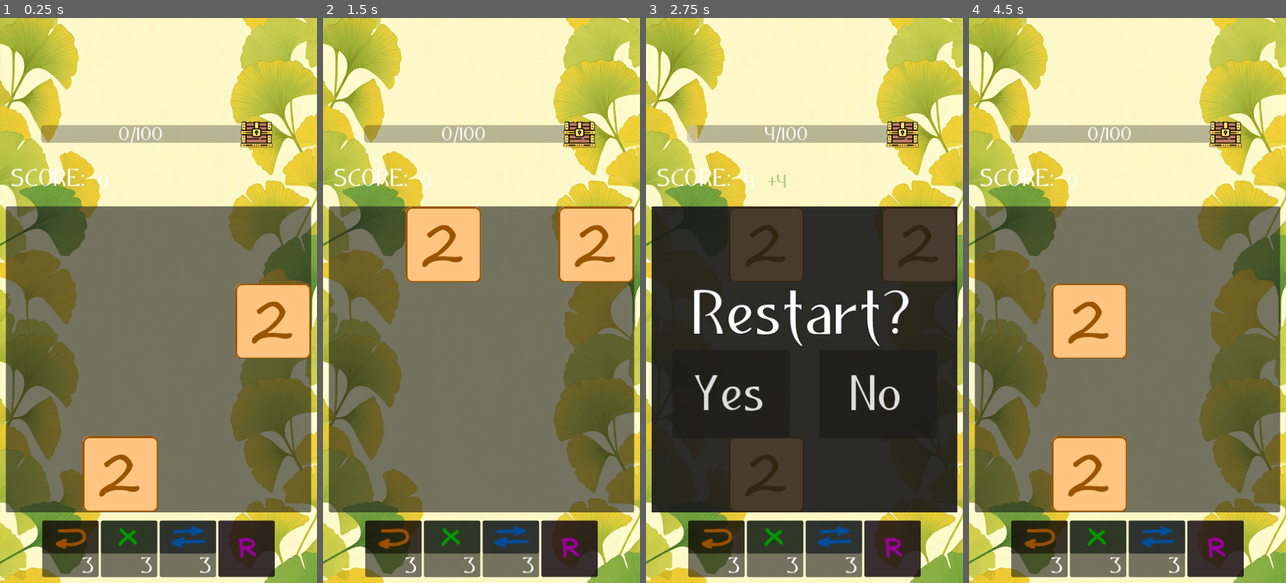
Above: before the commit, frames 1-4 (left to right).
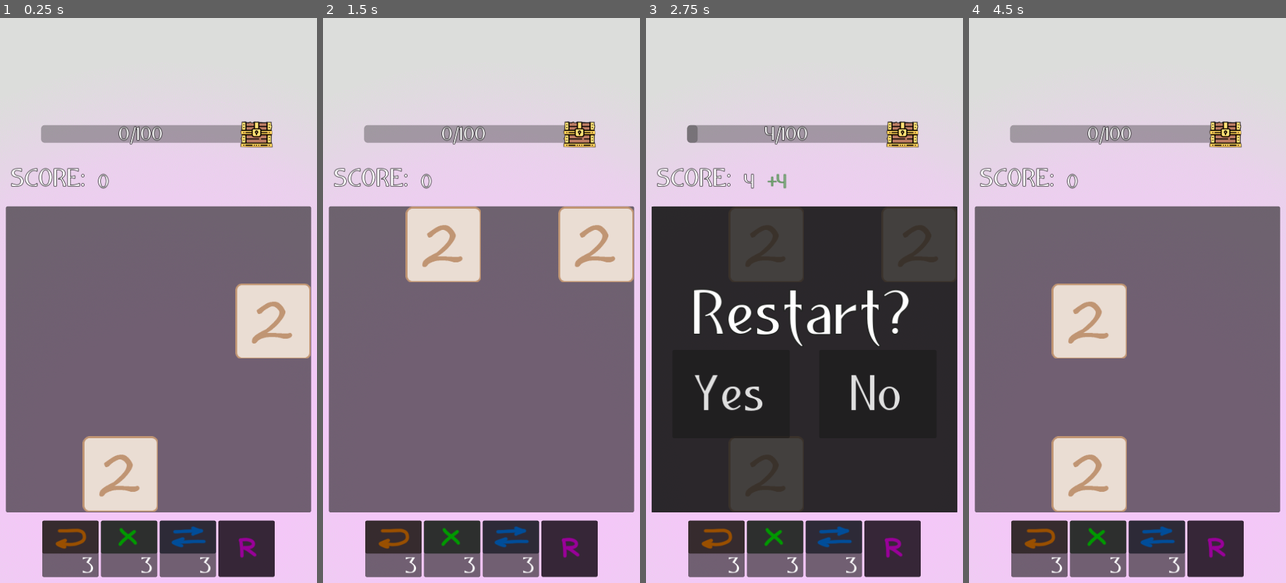
Above: after the commit, the same moments.

Repository: thagarion/2048
Game: Godot game, scene res://scenes/main.tscn
The game is run twice, just before and just after one commit, with the same random seed, the same clock (stepped at 60 frames per second) and the same inputs.
Inputs (mouse positions are in pixels of both pictures, inside the frame that each line leads up to):
- Up to frame 1 (0.25 s): no input
- Up to frame 2 (1.5 s): click (392, 537) at 0.52 s; tap Enter at 1.25 s; move the mouse to (481, 357) at 1.27 s; hold Up (move up) from 1.28 s (still down); tap Right (move rigth) at 1.35 s; click (481, 357) at 1.42 s
- Up to frame 3 (2.75 s): tap R (restart) at 2 s; move the mouse to (918, 244) at 2.02 s; release Up (move up) at 2.03 s; hold Down (move down) from 2.03 s (still down); tap Right (move rigth) at 2.1 s; click (918, 244) at 2.17 s
- Up to frame 4 (4.5 s): release Down (move down) at 2.75 s; click "Yes" at 2.75 s; tap R (restart) at 3.5 s; move the mouse to (1089, 475) at 3.52 s; hold Up (move up) 3.53-4.25 s; tap Right (move rigth) at 3.6 s; click (1089, 475) at 3.67 s; click "No" at 4.25 s

The runs differ from the first frame. In frame 1, 64% of the frame differs, in the area x 0-100%, y 0-100%; in frame 2, 65%; in frame 3, 42%; in frame 4, 67%.

Commit message:
Add texture reader

Diff:
--- a/scenes/game/game.gd
+++ b/scenes/game/game.gd
@@ -8,6 +8,7 @@
 var tiles = []
 const field_size = 4
 const tiles_at_start = 2
+var pack_name : String
 
 enum Move {Up, Down, Left, Right}
 
@@ -28,7 +29,7 @@
 		for j in range(field_size):
 			tiles[i].append(null)
 	$GameOver.z_index = 1
-	start_game()
+	#start_game()
 
 func _process(_delta):
 	if !moving_disabled:
@@ -94,6 +95,9 @@
 				if tiles[i][j] != null:
 					tiles[i][j].input_disable(false)
 
+func set_pack(pack: String):
+	pack_name = pack
+
 func close_remove():
 	is_remove = false
 	%SelectTilePopUp.hide()
@@ -122,6 +126,7 @@
 
 func create_tile(i: int, j: int):
 	var tile = Tile.instantiate()
+	tile.set_pack(pack_name)
 	tiles[i][j] = tile
 	$Tiles.add_child(tile)
 	tile.position = Vector2(i*tile.size.x, j*tile.size.y)
--- a/scenes/game/tile.gd
+++ b/scenes/game/tile.gd
@@ -10,19 +10,20 @@
 var is_moving = false
 var move_to : Vector2
 var input_disabled = true
+var pack : String
 
-func _init():
-	for i in range(0, 11):
-		colors.append(1.0/11.0*(i+1))
-		icons.append(load("res://textures/default/" + str(i) + ".png"))
-	scale = Vector2(0, 0)
+#func _init():
+	#for i in range(0, 11):
+		#colors.append(1.0/11.0*(i+1))
+		#icons.append(load("res://textures/default/" + str(i) + ".png"))
+	#scale = Vector2(0, 0)
 
 func _ready():
 	$AnimationPlayer.play("add_tile")
-	$Icon.texture = icons[value]
-	$Icon.modulate = Color.from_hsv(colors[value], 1, 0.6, 1)
-	$Background.modulate = Color.from_hsv(colors[value], 0.5, 1, 1)
-	$Border.modulate = Color.from_hsv(colors[value], 1, 0.6, 1)
+	#$Icon.texture = icons[value]
+	#$Icon.modulate = Color.from_hsv(colors[value], 1, 0.6, 1)
+	#$Background.modulate = Color.from_hsv(colors[value], 0.5, 1, 1)
+	#$Border.modulate = Color.from_hsv(colors[value], 1, 0.6, 1)
 
 func _process(delta):
 	if is_moving:
@@ -36,8 +37,9 @@
 		if event is InputEventScreenTouch:
 			tile_selected.emit(self)
 
-func set_icon(image: Texture):
-	$Icon.texture = image
+func set_pack(pack_name: String):
+	pack = pack_name
+	$Texture.texture = Items.get_pack(pack)[value]
 
 func move(x: int, y: int):
 	move_to = Vector2(x * size.x, y * size.y)
@@ -58,10 +60,11 @@
 func level_up():
 	value += 1
 	$AnimationPlayer.play("add_tile")
-	$Icon.texture = icons[value]
-	$Icon.modulate = Color.from_hsv(colors[value], 1, 0.6, 1)
-	$Background.modulate = Color.from_hsv(colors[value], 0.5, 1, 1)
-	$Border.modulate = Color.from_hsv(colors[value], 1, 0.6, 1)
+	$Texture.texture = Items.get_pack(pack)[value]
+	#$Icon.texture = icons[value]
+	#$Icon.modulate = Color.from_hsv(colors[value], 1, 0.6, 1)
+	#$Background.modulate = Color.from_hsv(colors[value], 0.5, 1, 1)
+	#$Border.modulate = Color.from_hsv(colors[value], 1, 0.6, 1)
 
 func get_value() -> int:
 	return value
--- a/scenes/game/tile.tscn
+++ b/scenes/game/tile.tscn
@@ -1,9 +1,6 @@
-[gd_scene load_steps=8 format=3 uid="uid://dt57ogqeb0q7a"]
+[gd_scene load_steps=5 format=3 uid="uid://dt57ogqeb0q7a"]
 
 [ext_resource type="Script" path="res://scenes/game/tile.gd" id="1_wxav5"]
-[ext_resource type="Texture2D" uid="uid://bnfd1qus1q8y8" path="res://textures/default/background.png" id="2_ka06h"]
-[ext_resource type="Texture2D" uid="uid://gx8c6ro3b8ry" path="res://textures/default/border.png" id="3_etqco"]
-[ext_resource type="Texture2D" uid="uid://ttljsnnqry7j" path="res://textures/default/0.png" id="4_ti3vu"]
 
 [sub_resource type="Animation" id="Animation_nuk4n"]
 length = 0.3
@@ -17,7 +14,7 @@
 "times": PackedFloat32Array(0),
 "transitions": PackedFloat32Array(1),
 "update": 0,
-"values": [Vector2(1, 1)]
+"values": [Vector2(0, 0)]
 }
 
 [sub_resource type="Animation" id="Animation_8v8p8"]
@@ -46,6 +43,7 @@
 custom_minimum_size = Vector2(128, 128)
 offset_right = 130.0
 offset_bottom = 130.0
+scale = Vector2(1e-05, 1e-05)
 pivot_offset = Vector2(64, 64)
 size_flags_horizontal = 0
 size_flags_vertical = 0
@@ -56,17 +54,8 @@
 theme_override_constants/margin_bottom = 1
 script = ExtResource("1_wxav5")
 
-[node name="Background" type="TextureRect" parent="."]
+[node name="Texture" type="TextureRect" parent="."]
 layout_mode = 2
-texture = ExtResource("2_ka06h")
-
-[node name="Border" type="TextureRect" parent="."]
-layout_mode = 2
-texture = ExtResource("3_etqco")
-
-[node name="Icon" type="TextureRect" parent="."]
-layout_mode = 2
-texture = ExtResource("4_ti3vu")
 
 [node name="AnimationPlayer" type="AnimationPlayer" parent="."]
 libraries = {
--- a/scenes/main.gd
+++ b/scenes/main.gd
@@ -1,7 +1,12 @@
 extends Node2D
 
+var pack_name : String
+
 func _ready():
-	pass
+	pack_name = Items.get_random_pack()
+	%Game.set_pack(pack_name)
+	$CanvasLayer/TextureRect.texture = Items.get_background(pack_name)
+	%Game.start_game()
 
 func _process(_delta):
 	if Input.is_action_just_pressed("restart"):
@@ -21,7 +26,7 @@
 
 func _on_score_chest_open():
 	%Game.moving_disable(true)
-	%OpenChestPopUp.open(Items.get_random_skill())
+	%OpenChestPopUp.open(Items.get_random_item())
 
 func _on_open_chest_pop_up_gui_input(event):
 	if event is InputEventScreenTouch:
--- a/scenes/main.tscn
+++ b/scenes/main.tscn
@@ -1,8 +1,7 @@
-[gd_scene load_steps=9 format=3 uid="uid://d3ih2qk3pi8ou"]
+[gd_scene load_steps=8 format=3 uid="uid://d3ih2qk3pi8ou"]
 
 [ext_resource type="Script" path="res://scenes/main.gd" id="1_iube1"]
 [ext_resource type="PackedScene" uid="uid://b25stsw7tbqv1" path="res://scenes/game/game.tscn" id="1_kbx01"]
-[ext_resource type="Texture2D" uid="uid://uhp3t7isu0or" path="res://textures/default/background2.png" id="2_304ti"]
 [ext_resource type="PackedScene" uid="uid://brw5qyf44k7ec" path="res://scenes/score/score.tscn" id="2_qer5e"]
 [ext_resource type="PackedScene" uid="uid://dqndh6v0oonvw" path="res://scenes/skills/skills.tscn" id="4_78tsy"]
 [ext_resource type="PackedScene" uid="uid://7tdcpd3vkwoq" path="res://scenes/popups/restart_game.tscn" id="5_k8x16"]
@@ -20,7 +19,7 @@
 anchor_bottom = 1.0
 grow_horizontal = 2
 grow_vertical = 2
-texture = ExtResource("2_304ti")
+size_flags_horizontal = 3
 expand_mode = 4
 stretch_mode = 6
 
--- a/scenes/popups/open_chest.gd
+++ b/scenes/popups/open_chest.gd
@@ -3,4 +3,6 @@
 func open(item):
 	show()
 	$VBoxContainer/MarginContainer/GiftTextureRect.texture = item.texture
+	$VBoxContainer/NameLabel.text = item.name
+	$VBoxContainer/DescriptionLabel.text = item.description
 	$AnimationPlayer.play("open")
--- a/scenes/popups/open_chest.tscn
+++ b/scenes/popups/open_chest.tscn
@@ -1,10 +1,10 @@
 [gd_scene load_steps=9 format=3 uid="uid://ckcsmldlj0vex"]
 
 [ext_resource type="Theme" uid="uid://bhocm5mxg1djc" path="res://scenes/popups/style.tres" id="1_liqxc"]
-[ext_resource type="Texture2D" uid="uid://bf1rmli58nw3y" path="res://textures/chest/chest-undo.png" id="2_1vvr6"]
 [ext_resource type="Texture2D" uid="uid://d0g7qa7ekue5x" path="res://textures/chest/open-chest2.png" id="2_b7buc"]
 [ext_resource type="Script" path="res://scenes/popups/open_chest.gd" id="2_jthl1"]
 [ext_resource type="Texture2D" uid="uid://d120s2t62owbo" path="res://textures/chest/open-chest1.png" id="3_4o7dd"]
+[ext_resource type="Texture2D" uid="uid://d4ib22sm2w5b2" path="res://textures/packs/default/0.png" id="3_faq8m"]
 
 [sub_resource type="Animation" id="Animation_jnsds"]
 length = 0.001
@@ -43,6 +43,30 @@
 "transitions": PackedFloat32Array(1),
 "update": 0,
 "values": [Color(1, 1, 1, 1)]
+}
+tracks/3/type = "value"
+tracks/3/imported = false
+tracks/3/enabled = true
+tracks/3/path = NodePath("VBoxContainer/NameLabel:modulate")
+tracks/3/interp = 1
+tracks/3/loop_wrap = true
+tracks/3/keys = {
+"times": PackedFloat32Array(0),
+"transitions": PackedFloat32Array(1),
+"update": 0,
+"values": [Color(1, 1, 1, 0)]
+}
+tracks/4/type = "value"
+tracks/4/imported = false
+tracks/4/enabled = true
+tracks/4/path = NodePath("VBoxContainer/DescriptionLabel:modulate")
+tracks/4/interp = 1
+tracks/4/loop_wrap = true
+tracks/4/keys = {
+"times": PackedFloat32Array(0),
+"transitions": PackedFloat32Array(1),
+"update": 0,
+"values": [Color(1, 1, 1, 0)]
 }
 
 [sub_resource type="Animation" id="Animation_d4oxl"]
@@ -83,6 +107,30 @@
 "update": 1,
 "values": [Color(1, 1, 1, 0), Color(1, 1, 1, 1)]
 }
+tracks/3/type = "value"
+tracks/3/imported = false
+tracks/3/enabled = true
+tracks/3/path = NodePath("VBoxContainer/NameLabel:modulate")
+tracks/3/interp = 2
+tracks/3/loop_wrap = true
+tracks/3/keys = {
+"times": PackedFloat32Array(0.9, 1),
+"transitions": PackedFloat32Array(1, 1),
+"update": 0,
+"values": [Color(1, 1, 1, 0), Color(1, 1, 1, 1)]
+}
+tracks/4/type = "value"
+tracks/4/imported = false
+tracks/4/enabled = true
+tracks/4/path = NodePath("VBoxContainer/DescriptionLabel:modulate")
+tracks/4/interp = 1
+tracks/4/loop_wrap = true
+tracks/4/keys = {
+"times": PackedFloat32Array(0.9, 1),
+"transitions": PackedFloat32Array(1, 1),
+"update": 0,
+"values": [Color(1, 1, 1, 0), Color(1, 1, 1, 1)]
+}
 
 [sub_resource type="AnimationLibrary" id="AnimationLibrary_u8lp3"]
 _data = {
@@ -117,10 +165,11 @@
 layout_mode = 2
 
 [node name="GiftTextureRect" type="TextureRect" parent="VBoxContainer/MarginContainer"]
+custom_minimum_size = Vector2(256, 256)
 layout_mode = 2
 size_flags_horizontal = 4
 size_flags_vertical = 4
-texture = ExtResource("2_1vvr6")
+texture = ExtResource("3_faq8m")
 
 [node name="ChestTextureRect" type="TextureRect" parent="VBoxContainer/MarginContainer"]
 layout_mode = 2
@@ -128,10 +177,18 @@
 size_flags_vertical = 4
 texture = ExtResource("2_b7buc")
 
-[node name="Label" type="Label" parent="VBoxContainer"]
+[node name="NameLabel" type="Label" parent="VBoxContainer"]
+modulate = Color(1, 1, 1, 0)
 layout_mode = 2
 size_flags_horizontal = 4
-text = "Gift"
+text = "Name"
+horizontal_alignment = 1
+
+[node name="DescriptionLabel" type="Label" parent="VBoxContainer"]
+modulate = Color(1, 1, 1, 0)
+layout_mode = 2
+theme_override_font_sizes/font_size = 40
+text = "Description"
 horizontal_alignment = 1
 
 [node name="AnimationPlayer" type="AnimationPlayer" parent="."]
--- a/scenes/score/add_number_label_settings.tres
+++ b/scenes/score/add_number_label_settings.tres
@@ -6,3 +6,5 @@
 font = ExtResource("1_sfjtx")
 font_size = 30
 font_color = Color(0.258824, 0.607843, 0.243137, 1)
+outline_size = 3
+outline_color = Color(0, 0.345098, 0, 1)
--- a/scenes/score/label_settings.tres
+++ b/scenes/score/label_settings.tres
@@ -5,3 +5,5 @@
 [resource]
 font = ExtResource("1_7c6s4")
 font_size = 40
+outline_size = 3
+outline_color = Color(0, 0, 0, 1)
--- a/scenes/score/number_label_settings.tres
+++ b/scenes/score/number_label_settings.tres
@@ -5,3 +5,5 @@
 [resource]
 font = ExtResource("1_87ad7")
 font_size = 30
+outline_size = 3
+outline_color = Color(0, 0, 0, 1)
--- a/scenes/score/score.tscn
+++ b/scenes/score/score.tscn
@@ -150,6 +150,7 @@
 alignment = 1
 
 [node name="ProgressBar" type="ProgressBar" parent="ProgressBarContainer"]
+self_modulate = Color(0.226707, 0.226707, 0.226707, 1)
 custom_minimum_size = Vector2(350, 30)
 layout_mode = 2
 size_flags_vertical = 4
--- a/scripts/items.gd
+++ b/scripts/items.gd
@@ -8,6 +8,11 @@
 	var description: String
 
 static var skills = []
+static var textures = []
+static var packs = {}
+static var backgrounds = {}
+
+static var random = RandomNumberGenerator.new()
 
 func _ready():
 	var item_remove = Item.new()
@@ -28,5 +33,36 @@
 	item_switch.description = "Undo last step"
 	skills.append(item_switch)
 
-static func get_random_skill() -> Item:
-	return skills.pick_random()
+	var texture_packs_dir = DirAccess.open("res://textures/packs")
+	if texture_packs_dir:
+		for pack_name in texture_packs_dir.get_directories():
+			packs[pack_name] = []
+			for file_name in DirAccess.open("res://textures/packs/" + pack_name).get_files():
+				if file_name.ends_with(".png"):
+					var texture = load("res://textures/packs/" + pack_name + "/" + file_name)
+					if !file_name.begins_with("background"):
+						var item = Item.new()
+						item.name = "Tile #" + file_name.get_basename()
+						item.texture = texture
+						item.description = str(pack_name.get_basename()).capitalize() + " set"
+						textures.append(item)
+						packs[pack_name].append(texture)
+					else:
+						backgrounds[pack_name] = texture
+
+static func get_random_item() -> Item:
+	random.randomize()
+	var random_value = random.randf_range(0.0, 100.0)
+	if random_value < 50.0:
+		return skills.pick_random()
+	else:
+		return textures.pick_random()
+
+static func get_random_pack() -> String:
+	return packs.keys().pick_random()
+
+static func get_pack(pack_name: String) -> Array:
+	return packs.get(pack_name)
+
+static func get_background(pack_name: String) -> Texture:
+	return backgrounds.get(pack_name)
Binary file removed: textures/default/0.png
Not shown, removed: textures/default/0.png.import
Binary file removed: textures/default/1.png
Not shown, removed: textures/default/1.png.import
Binary file removed: textures/default/10.png
Not shown, removed: textures/default/10.png.import
Binary file removed: textures/default/2.png
Not shown, removed: textures/default/2.png.import
Binary file removed: textures/default/3.png
Not shown, removed: textures/default/3.png.import
Binary file removed: textures/default/4.png
Not shown, removed: textures/default/4.png.import
(and 66 more such lines)
